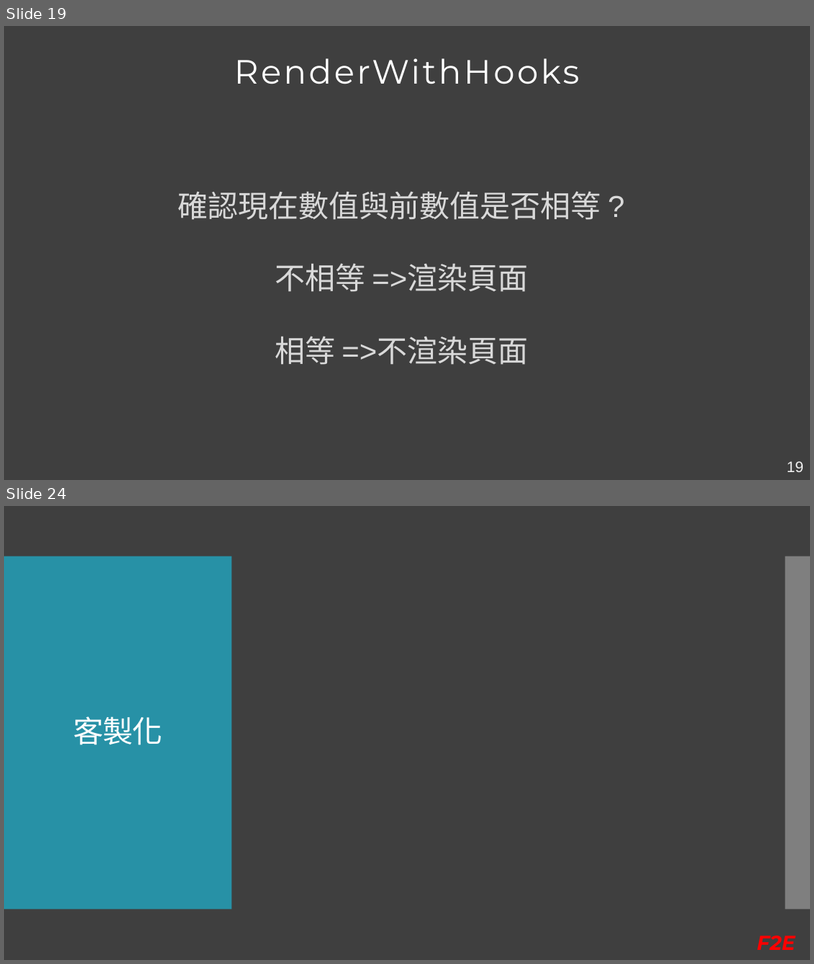
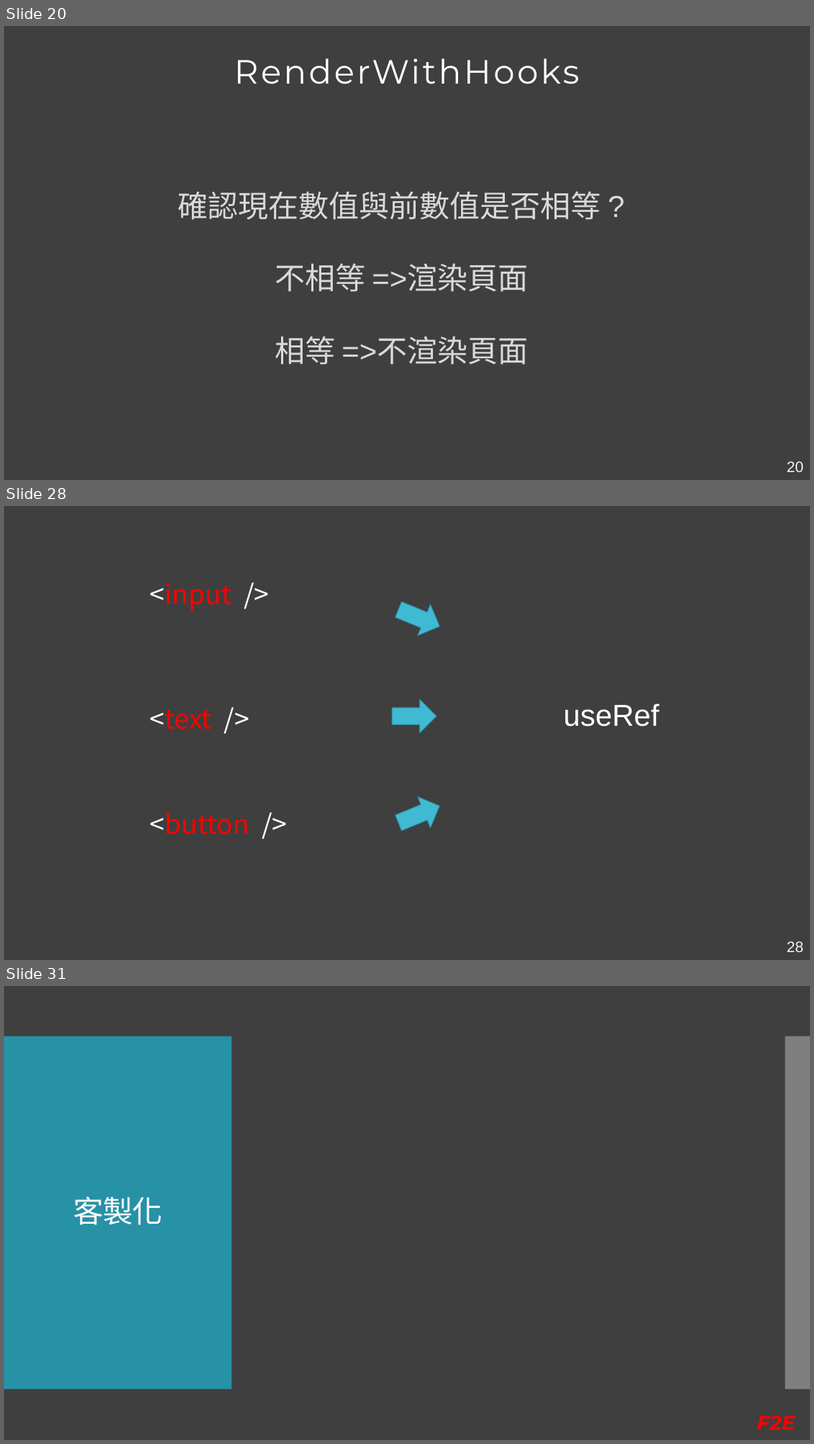
Before and after one commit to Kader-coder/React-Hooks, a slide deck: PPT/React Hooks &.pptx. Shown one above the other, each under a label of ours: slides 19 and 24 before the commit, slides 20, 28 and 31 after it; the slides between them are not shown. The pictures are 814x964 and 814x1444 pixels, drawn with LibreOffice and Linux fonts; fonts in the diff are those of the drawing. Boxes give left, top, right and bottom in pixels: in the first picture for what was removed or moved away, otherwise in the second. Text is boxed around its words. In the diff, an @@ line names an element or a change of style, - is before the commit and + after.

```diff
--- a/PPT/React Hooks &.pptx
+++ b/PPT/React Hooks &.pptx
@@ slide 28 added at <box>4,506,810,960</box>, background #3F3F3F @@
@@ text added at <box>150,583,232,610</box>, 32 pt, text #FF0000 @@
+<input />
@@ down arrow added at <box>393,594,447,642</box>, fill #40BAD2, outline #2F8A9B 0.85 pt @@
@@ down arrow added at <box>392,699,437,733</box>, fill #40BAD2, outline #2F8A9B 0.85 pt @@
@@ text added at <box>150,710,212,729</box>, 32 pt, text #FF0000 @@
+<text />
@@ text added at <box>563,703,659,726</box>, 36 pt, text #FFFFFF @@
+useRef
@@ down arrow added at <box>393,790,447,839</box>, fill #40BAD2, outline #2F8A9B 0.85 pt @@
@@ text added at <box>150,812,250,834</box>, 32 pt, text #FF0000 @@
+<button />
@@ page number added at <box>787,941,804,952</box>, 18 pt, text #F2F2F2 @@
+28
@@ what was slide 19 is now slide 20 @@
@@ page number at <box>787,461,804,472</box>: text changed @@
-19
+20
@@ what was slide 24 is now slide 31 @@
```
Also in this commit, not shown: 2 slides changed, 10 other slides added, 5 slides removed, 13 other files.
